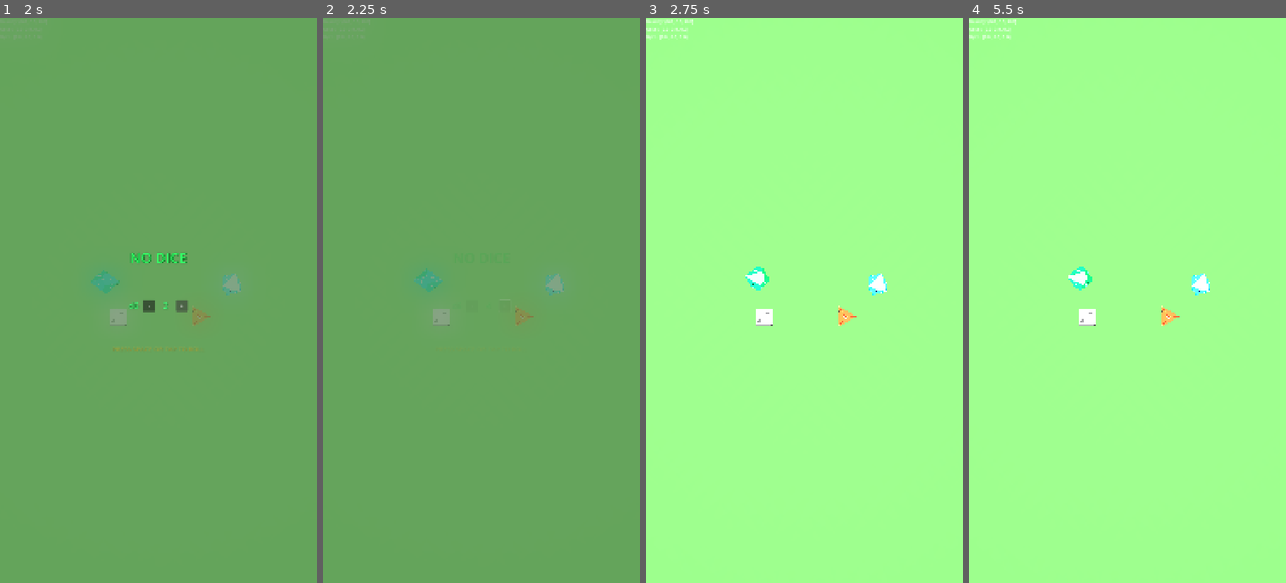
Above: before the commit, frames 1-4 (left to right).
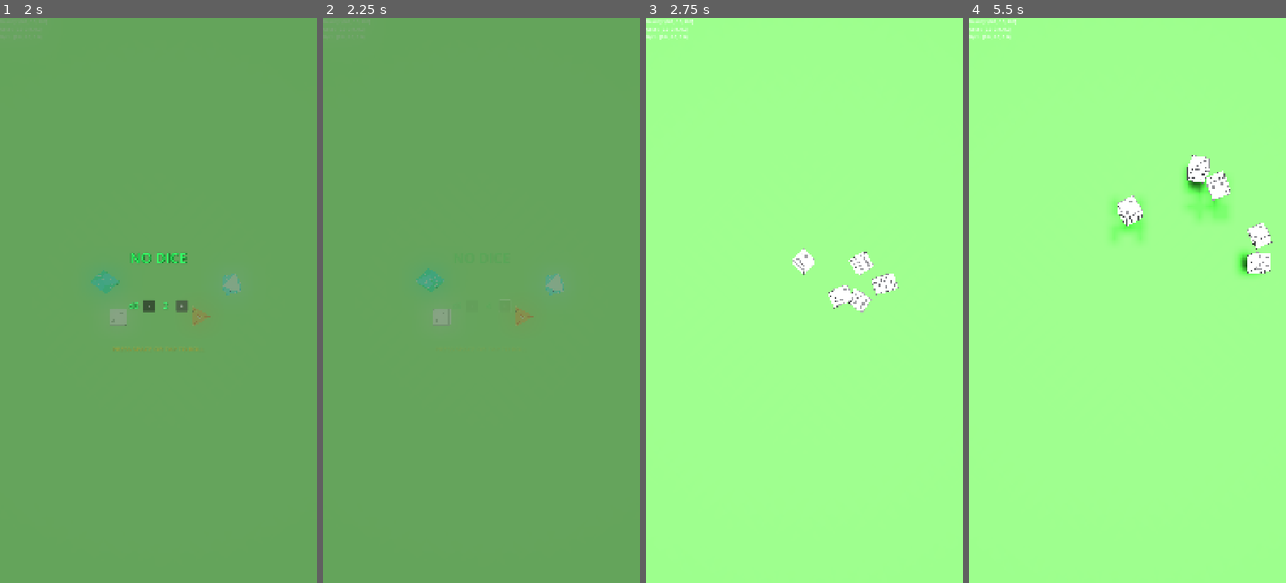
Above: after the commit, the same moments.

Repository: MatthieuLJ/no_dice
Game: Godot game, scene res://die.tscn
Two runs of this game, one before a commit and one after it. Both use one fixed random seed, a clock stepped at 60 frames per second and the inputs below.
Inputs (mouse positions are in pixels of both pictures, inside the frame that each line leads up to):
- Up to frame 1 (2 s): click "-" at 0.5 s; click "+" at 1.25 s
- Up to frame 2 (2.25 s): tap Space at 2 s; move the mouse to (551, 272) at 2.02 s; hold Right (ui_right) from 2.03 s (still down); tap Enter at 2.1 s; click (551, 272) at 2.17 s
- Up to frame 3 (2.75 s): keep holding Right (ui_right); tap Space at 2.27 s
- Up to frame 4 (5.5 s): release Right (ui_right) at 2.75 s; drag from (1064, 328) to (1111, 413) at 2.77 s; move the mouse to (1159, 176) at 3.52 s; hold Right (ui_right) 3.53-4.25 s; tap R at 3.6 s; drag from (1111, 413) to (1032, 215) at 4.27 s; move the mouse to (1222, 385) at 5.02 s; hold Left (ui_left) from 5.03 s (still down); tap Keypad Enter at 5.1 s; tap Space at 5.27 s

Frame 1 is identical in both runs. In frame 2, 0.1% of the frame differs, in the area x 28-41%, y 44-55%; in frame 3, 1.5%; in frame 4, 3.0%, in the area x 31-96%, y 24-55%.
Error before the commit: Parse Error: Identifier "die" not declared in the current scope. (res://world_physics.gd:46)

Commit message:
fix(script): replace undeclared 'die' reference with 'base_die' in set_dice_count in world_physics.gd

Diff:
--- a/world_physics.gd
+++ b/world_physics.gd
@@ -42,20 +42,22 @@
 	_reset_die()
 
 	# Spawn additional dice
-	for i in range(1, count):
-		var new_die = die.duplicate() as RigidBody3D
-		add_child(new_die)
-		new_die.position = Vector3(
-			randf_range(-0.3, 0.3),
-			0.1 + (i * 0.12),
-			randf_range(-0.3, 0.3)
-		)
-		new_die.rotation = Vector3(
-			randf_range(0, TAU),
-			randf_range(0, TAU),
-			randf_range(0, TAU)
-		)
-		dice.append(new_die)
+	var base_die: RigidBody3D = d6 if d6 else (d10 if d10 else (d8 if d8 else d4))
+	if base_die:
+		for i in range(1, count):
+			var new_die = base_die.duplicate() as RigidBody3D
+			add_child(new_die)
+			new_die.position = Vector3(
+				randf_range(-0.3, 0.3),
+				0.1 + (i * 0.12),
+				randf_range(-0.3, 0.3)
+			)
+			new_die.rotation = Vector3(
+				randf_range(0, TAU),
+				randf_range(0, TAU),
+				randf_range(0, TAU)
+			)
+			dice.append(new_die)
 
 func _physics_process(delta: float) -> void:
 	var target_gravity_dir = Vector3.ZERO
